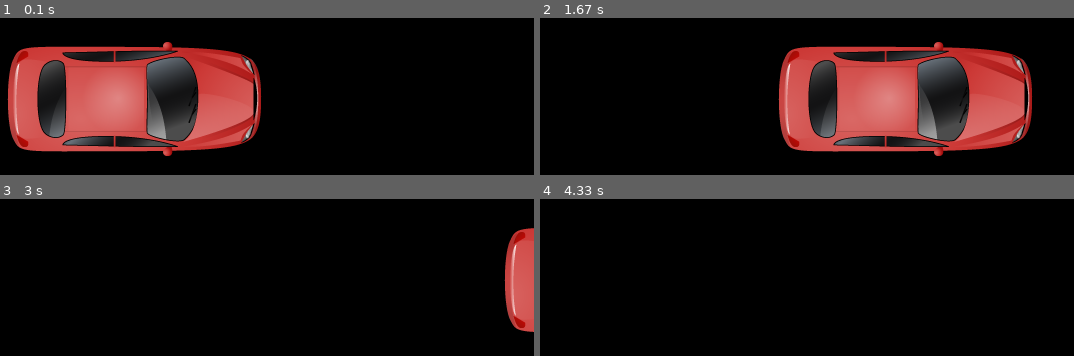
Above: before the commit, frames 1-4 (two rows, left to right).
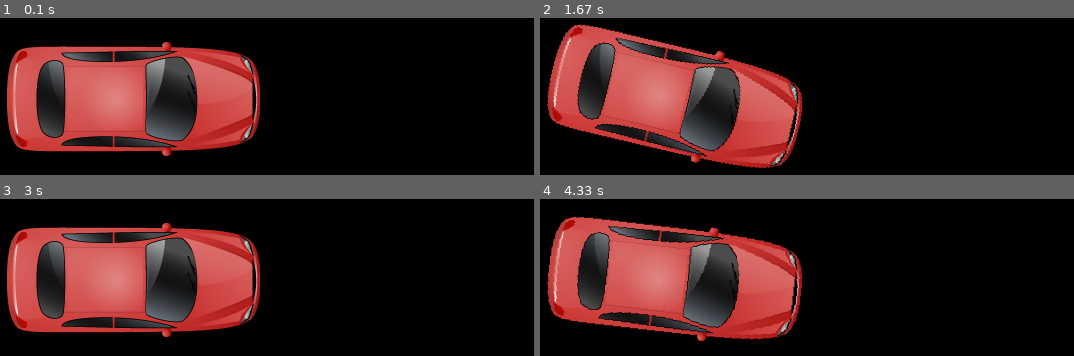
Above: after the commit, the same moments.

Repository: lAg201007/pythonAIProject
Game: pygame game, started from game/game.py
The game is run twice, just before and just after one commit, with the same random seed, the same clock (stepped at 60 frames per second) and the same inputs.
Inputs:
- Up to frame 1 (0.1 s): no input
- Up to frame 2 (1.67 s): hold D 0.33-0.8 s; hold W 0.83-1.13 s; hold D 1.17-1.63 s
- Up to frame 3 (3 s): hold A 1.67-2.2 s; hold S 2.23-2.53 s; hold A 2.57-2.97 s
- Up to frame 4 (4.33 s): hold W 3-3.37 s; hold D 3.4-4.03 s; hold S from 4.07 s (still down)

The runs differ from the first frame. In frame 1, 8.7% of the frame differs, in the area x 1-49%, y 15-88%; in frame 2, 55%, in the area x 1-93%, y 3-96%; in frame 3, 32%; in frame 4, 28%.

Commit message:
plr movement, and player class

Diff:
--- a/game/carClass.py
+++ b/game/carClass.py
@@ -3,7 +3,7 @@
 import math
 
 class Car:
-    def __init__(self, max_vel, aceleration, rotation_vel, car_img,start_xpos,start_ypos):
+    def __init__(self, max_vel, aceleration,desaceleration,breakvel, rotation_vel, car_img,start_xpos,start_ypos):
         self.max_vel = max_vel
         self.rotation_vel = rotation_vel
         self.x_pos = start_xpos
@@ -11,14 +11,20 @@
         self.Object = pygameClasses.Object(car_img,(self.x_pos,self.y_pos))
         self.car_angle = 0
         self.vel = 0
+        self.desaceleration_vel = desaceleration
         self.aceleration = aceleration
+        self.breakvel = breakvel
 
-    def rotate(self, deltaTime ,left=False, right=False):
+    def rotate(self, deltaTime, left=False, right=False):
         if right:
+            self.car_angle -= self.rotation_vel * deltaTime
+        elif left:
             self.car_angle += self.rotation_vel * deltaTime
-        elif left:
-            self.car_angle -= self.rotation_vel * deltaTime
+
+        self.car_angle = self.car_angle % 360
+
         self.Object.Rotate(self.car_angle)
+
 
     def accelerateFoward(self,deltaTime):
         if self.vel < self.max_vel:
@@ -28,17 +34,20 @@
         if self.vel > -self.max_vel:
             self.vel -= self.aceleration * deltaTime
 
-    def desacelerate(self, deltaTime):
+    def desacelerate(self, deltaTime, des_vel = None):
+        if not des_vel:
+            des_vel = self.desaceleration_vel
+
         if self.vel > 0:
-            self.vel -= self.aceleration * deltaTime
+            self.vel -= des_vel * deltaTime
             if self.vel < 0:
                 self.vel = 0
         elif self.vel < 0:
-            self.vel += self.aceleration * deltaTime
+            self.vel += des_vel * deltaTime
             if self.vel > 0:
                 self.vel = 0
 
     def move(self, deltaTime):
-        self.x_pos += self.vel * deltaTime * math.cos(math.radians(self.car_angle))
-        self.y_pos += self.vel * deltaTime * math.sin(math.radians(self.car_angle))
+        self.x_pos += self.vel * deltaTime * math.cos(math.radians(-self.car_angle))
+        self.y_pos += self.vel * deltaTime * math.sin(math.radians(-self.car_angle))
         self.Object.UpdateRectPos((self.x_pos, self.y_pos))
--- a/game/game.py
+++ b/game/game.py
@@ -2,6 +2,7 @@
 import pygameClasses
 import time
 import carClass
+import player
 
 pygame.init()
 screen = pygame.display.set_mode((800, 600))
@@ -14,8 +15,7 @@
 FPS = 60
 prev_time = time.time()
 
-car = carClass.Car(200,200,10,"game/Sprites/red_car.png",screen.get_width() / 2, screen.get_height() / 2)
-car.Object.Rotate(180)
+car = player.Player(400,200,10,400,200,"game/Sprites/red_car.png",screen.get_width() / 2, screen.get_height() / 2)
 
 while game_running:
     clock.tick(FPS)
@@ -24,18 +24,15 @@
     dt = now - prev_time
     prev_time = now
 
-    # exemplo usando dt: object_xpos = xvelocity * dt
-
     for event in pygame.event.get():
+        keys = pygame.key.get_pressed()
+        car.input(keys,dt)
         if event.type == pygame.QUIT:
             game_running = False
 
     screen.fill((0,0,0))
 
-    # test = pygameClasses.Object("Textures/Image.png", (0,0))
-    # test.Render(screen)
-
-    car.accelerateFoward(dt)
+    car.desacelerate(dt)
     car.move(dt)
 
     car.Object.Render(screen)
--- /dev/null
+++ b/game/player.py
@@ -0,0 +1,19 @@
+import carClass
+import pygame
+
+class Player(carClass.Car):
+    def __init__(self, max_vel, aceleration, desaceleration,breakvel, rotation_vel, car_img, start_xpos, start_ypos):
+        super().__init__(max_vel, aceleration, desaceleration,breakvel, rotation_vel, car_img, start_xpos, start_ypos)
+
+    def input(self,keys,deltaTime):
+        if keys[pygame.K_w]:
+            self.accelerateFoward(deltaTime)
+        if keys[pygame.K_s]:
+            if self.vel > 0:
+                self.desacelerate(deltaTime,self.breakvel)
+            else:
+                self.accelerateBackwards(deltaTime)
+        if keys[pygame.K_a]:
+            self.rotate(deltaTime,True)
+        if keys[pygame.K_d]:
+            self.rotate(deltaTime,False, True)
--- a/game/pygameClasses.py
+++ b/game/pygameClasses.py
@@ -9,15 +9,26 @@
 class Object():
     def __init__(self, image, pos):
         self.Surface = pygame.image.load(image).convert_alpha()
+        self.original_surface = self.Surface
         self.Rect = self.Surface.get_rect(center=pos)
         self.Position = pos
+        self.angle = 0
+
     def UpdateRectPos(self, pos):
         self.Rect = self.Surface.get_rect(center=pos)
         self.Position = pos
+
     def Render(self, screenR):
         self.UpdateRectPos(self.Position)
         screenR.blit(self.Surface, self.Rect)
+
     def Scale(self, xy):
-        self.Surface = pygame.transform.scale(self.Surface, xy)
+        self.Surface = pygame.transform.scale(self.original_surface, xy)
+
     def Rotate(self, angle):
-        self.Surface = pygame.transform.rotate(self.Surface, angle)
+        if angle != self.angle:
+            self.Surface = pygame.transform.rotate(self.original_surface, angle)
+            self.angle = angle
+
+            # Recalcula o retângulo para a nova posição da imagem rotacionada
+            self.Rect = self.Surface.get_rect(center=self.Position)
Binary file changed: game/Sprites/red_car.png
